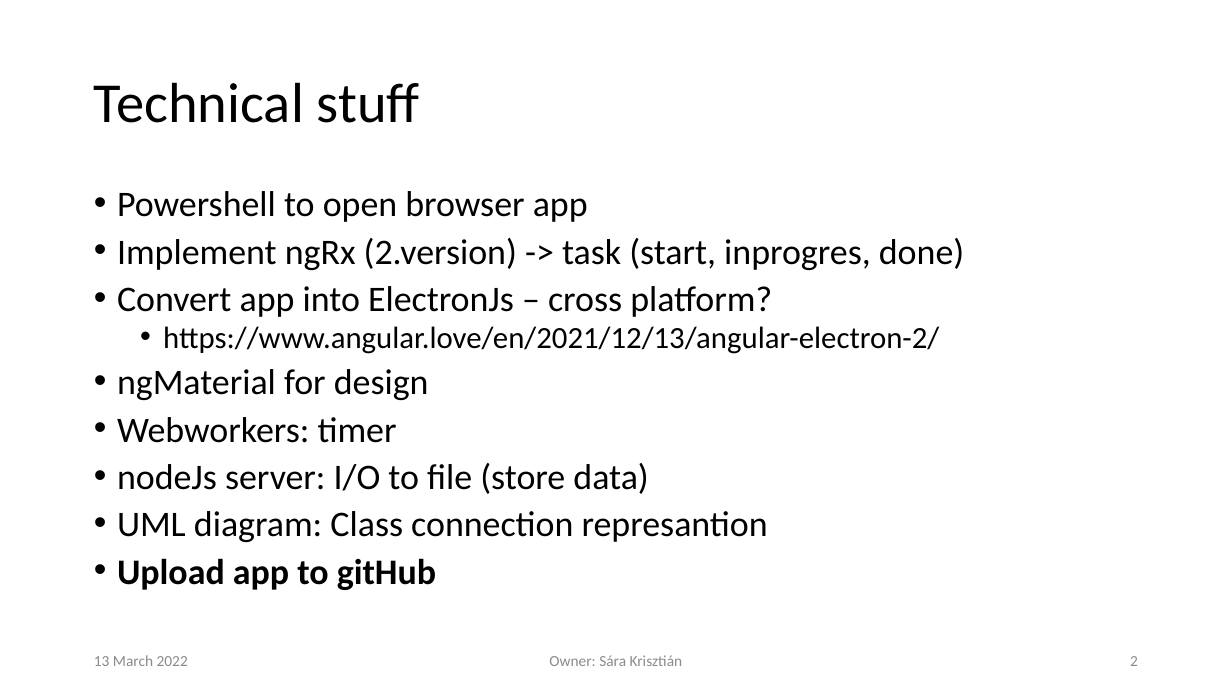
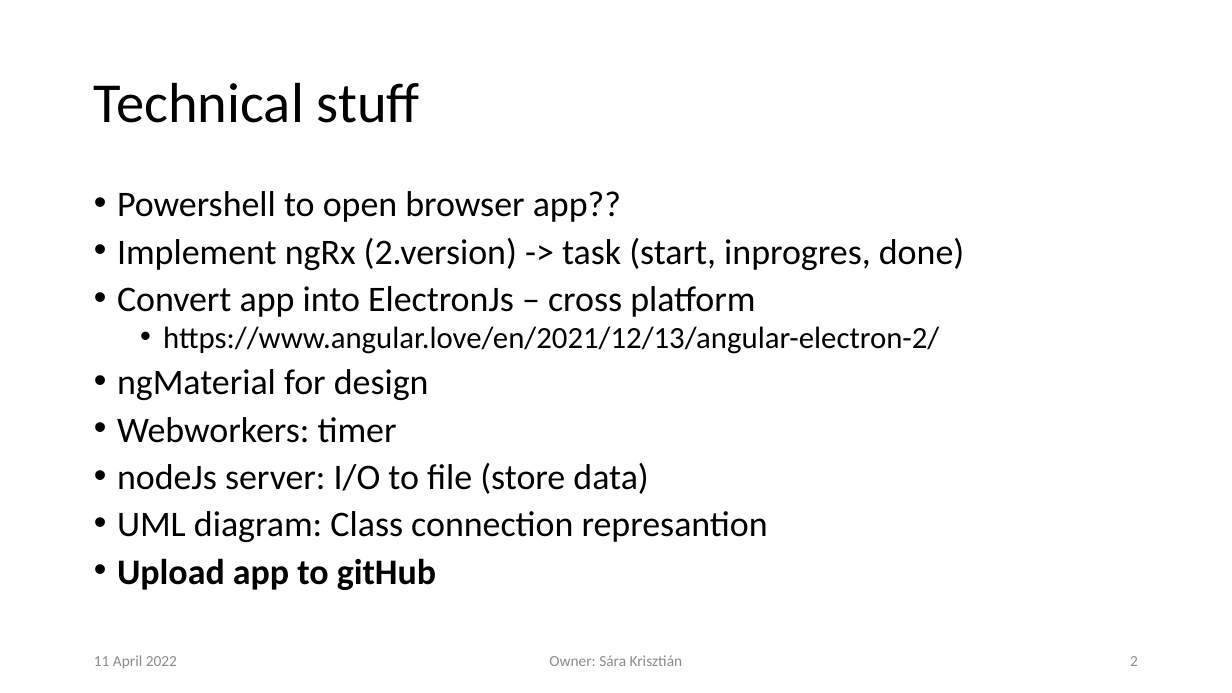
Before and after one commit to krisztian14testgit/ng-task-monitor, a slide deck: slide 2 of plan/TaskTracingApp.pptx. Drawn at 1232x693 pixels with LibreOffice and Linux fonts; fonts in the diff are those of the drawing; background and template pictures are left out. Boxes give left, top, right and bottom in pixels: in the first picture for what was removed or moved away, otherwise in the second. Text is boxed around its words. In the diff, an @@ line names an element or a change of style, - is before the commit and + after.

```diff
--- a/plan/TaskTracingApp.pptx
+++ b/plan/TaskTracingApp.pptx
@@ text at [117,191,621,222]: text changed @@
-• Powershell to open browser app
+• Powershell to open browser app??
@@ text at [117,286,755,317]: text changed @@
-• Convert app into ElectronJs – cross platform?
+• Convert app into ElectronJs – cross platform
@@ text at [94,655,177,669]: text changed @@
-13 March 2022
+11 April 2022
```
Also in this commit, not shown: 5 other slides changed, 2 slides added.
